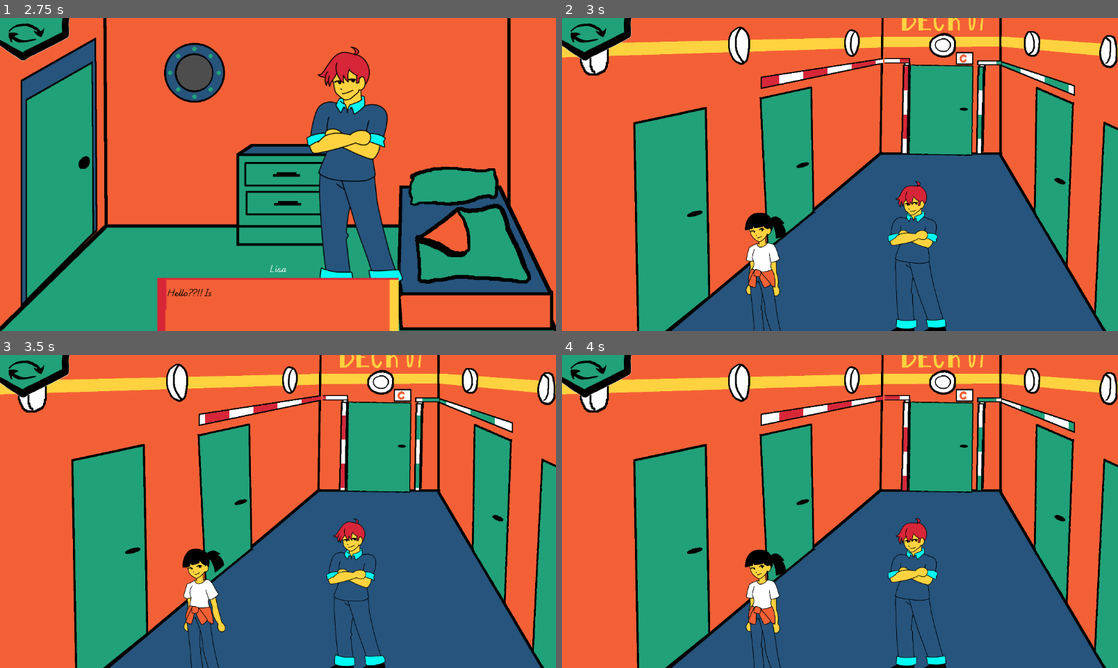
Above: before the commit, frames 1-4 (two rows, left to right).
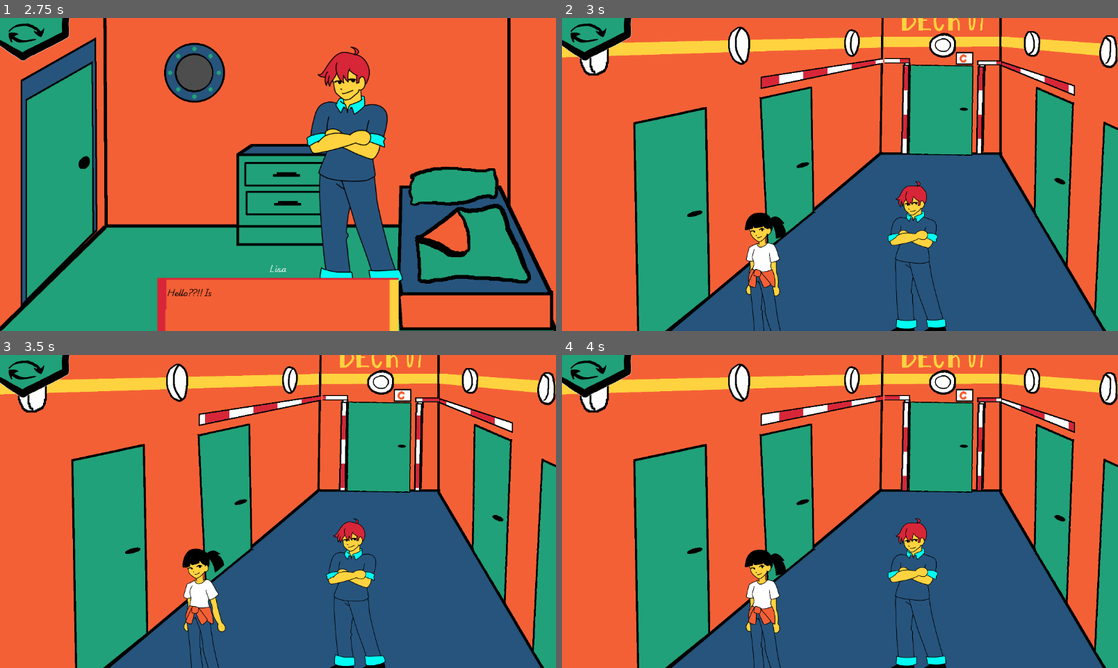
Above: after the commit, the same moments.

Repository: jame581/BrainAndGut
Game: Godot game, scene res://maps/main_level.tscn
Two runs of this game, one before a commit and one after it. Both use one fixed random seed, a clock stepped at 60 frames per second and the inputs below. This scene is started directly instead of the project's main scene. Sound files missing from this copy of the repository are replaced by a short silence.
Inputs (mouse positions are in pixels of both pictures, inside the frame that each line leads up to):
- Up to frame 1 (2.75 s): move the mouse to (383, 180) at 0.52 s; press the mouse at (383, 180) at 0.53 s; move the mouse to (478, 180) at 1.27 s; release the mouse at (478, 180) at 1.28 s; tap Tab (next_level) at 1.35 s; click (478, 180) at 1.42 s; move the mouse to (77, 180) at 2.02 s; press the mouse at (77, 180) at 2.03 s
- Up to frame 2 (3 s): move the mouse to (867, 174) at 2.77 s; release the mouse at (867, 174) at 2.78 s; tap Tab (next_level) at 2.85 s; click (867, 174) at 2.92 s
- Up to frame 3 (3.5 s): no input
- Up to frame 4 (4 s): move the mouse to (789, 502) at 3.52 s; press the mouse at (789, 502) at 3.53 s

Frame 1 is identical in both runs. In frame 2, 0.3% of the frame differs, in the area x 74-92%, y 13-39%; in frame 3, 0.2%; in frame 4, 0.2%.

Commit message:
Reset default global shader params

Diff:
--- a/project/project.godot
+++ b/project/project.godot
@@ -75,7 +75,7 @@
 
 first_puzzle_solved={
 "type": "bool",
-"value": true
+"value": false
 }
 second_puzzle_solved={
 "type": "bool",
--- a/project/shaders/door_strip.gdshader
+++ b/project/shaders/door_strip.gdshader
@@ -30,7 +30,6 @@
 
 	vec2 offset = direction * time_offset;
 
-	// floor rounds down to the nearest integer, without it there would be gradient effect
 	pos = floor(pos + offset);
 
 	float x_pattern = mod(pos.x, 2) * direction_x;
